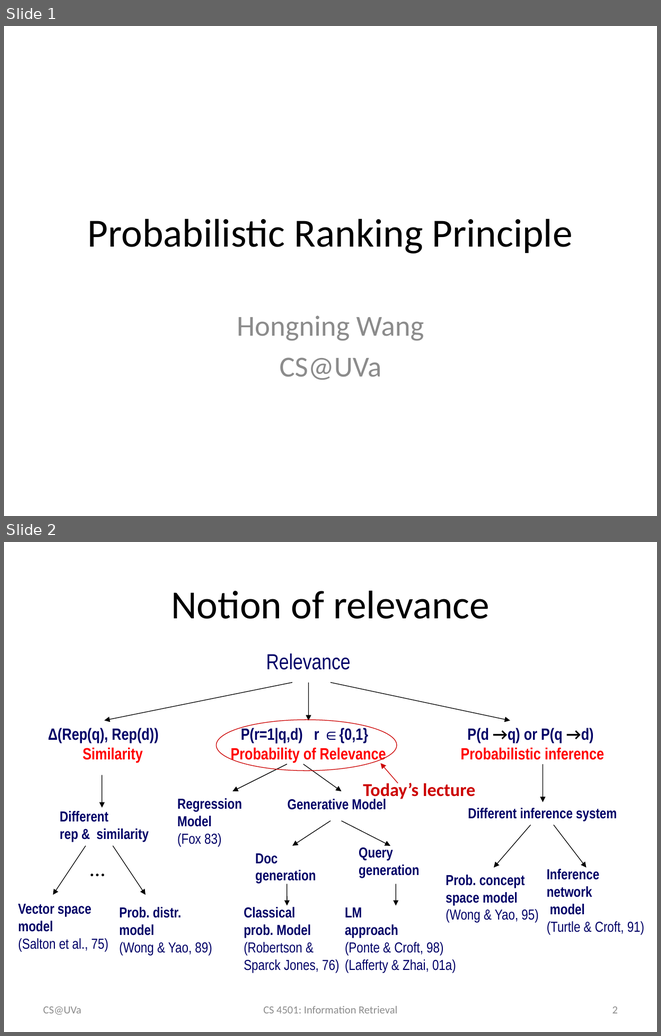
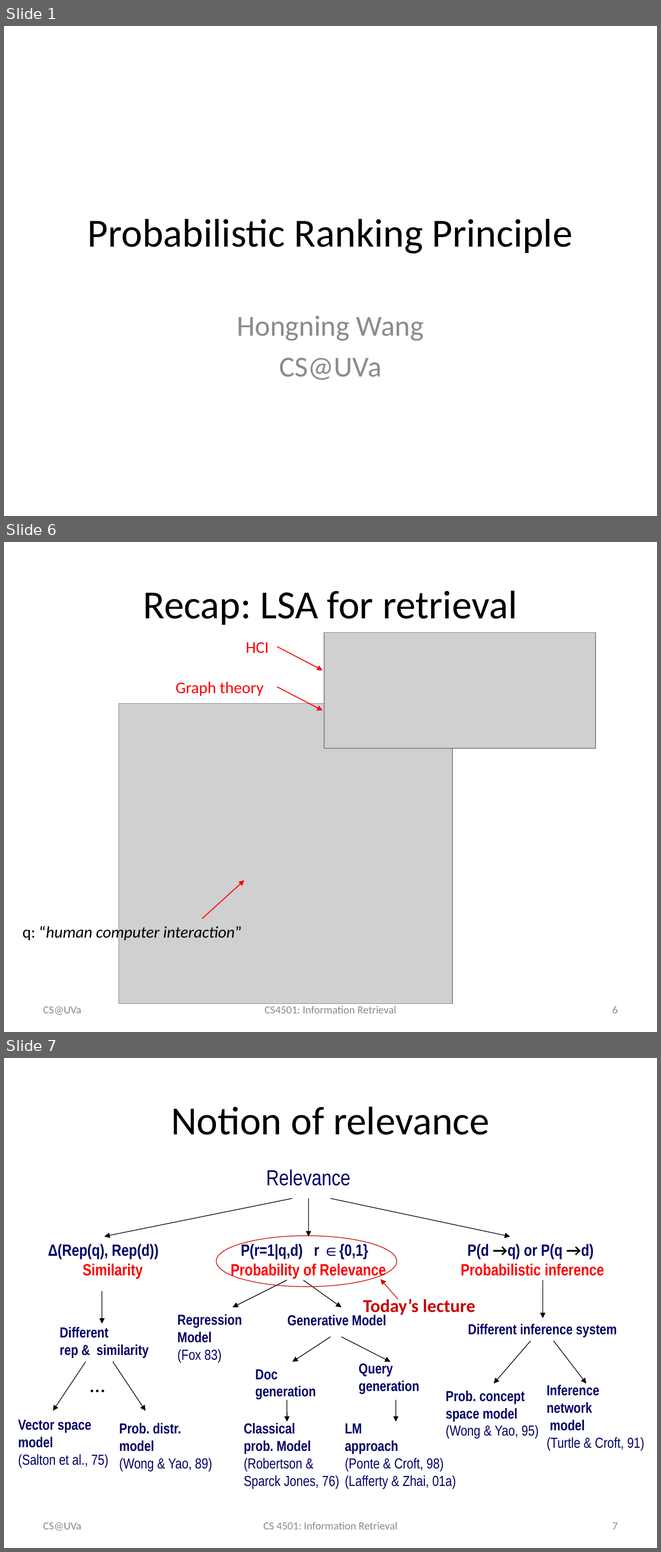
Before and after one commit to wang296/IR2015, a slide deck: docs/Probabilistic Ranking Principle.pptx. Shown one above the other, each under a label of ours: slides 1 and 2 before the commit, slides 1, 6 and 7 after it; the slides between them are not shown. The pictures are 661x1036 and 661x1552 pixels, drawn with LibreOffice and Linux fonts; fonts in the diff are those of the drawing; grey boxes stand for pictures. Boxes give left, top, right and bottom in pixels: in the first picture for what was removed or moved away, otherwise in the second. Text is boxed around its words. In the diff, an @@ line names an element or a change of style, - is before the commit and + after.

```diff
--- a/docs/Probabilistic Ranking Principle.pptx
+++ b/docs/Probabilistic Ranking Principle.pptx
@@ slide 6 added at <box>4,542,657,1032</box>, background #FFFFFF @@
@@ title added at <box>143,590,517,625</box>, 44 pt, text #000000 @@
+Recap: LSA for retrieval
@@ picture added at <box>324,632,595,748</box> @@
@@ text added at <box>246,642,268,653</box>, 18 pt, text #FF0000 @@
+HCI
@@ arrow added from (277, 646) to (323, 670), #FF0000 1 pt @@
@@ text added at <box>176,681,264,696</box>, 18 pt, text #FF0000 @@
+Graph theory
@@ arrow added from (277, 687) to (323, 711), #FF0000 1 pt @@
@@ picture added at <box>119,703,452,1004</box> @@
@@ arrow added from (203, 918) to (244, 880), #FF0000 1 pt @@
@@ text added at <box>23,924,241,942</box>, 18 pt, text #000000, italic @@
+q: “human computer interaction”
@@ text added at <box>43,1006,81,1014</box>, 12 pt, text #8C8C8C @@
+CS@UVa
@@ text added at <box>265,1006,396,1013</box>, 12 pt, text #8C8C8C @@
+CS4501: Information Retrieval
@@ page number added at <box>612,1006,618,1013</box>, 12 pt, text #8C8C8C @@
+6
@@ what was slide 2 is now slide 7 @@
@@ page number at <box>612,1522,618,1529</box>: text changed @@
-2
+7
```
Also in this commit, not shown: 5 other slides added, 3 other files.
